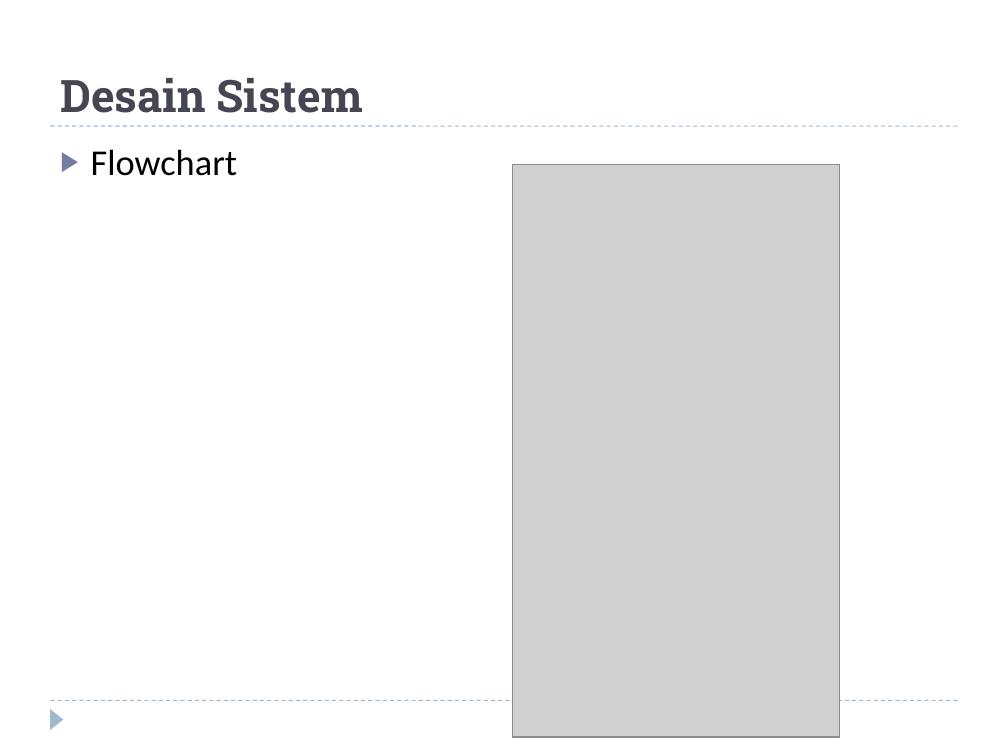
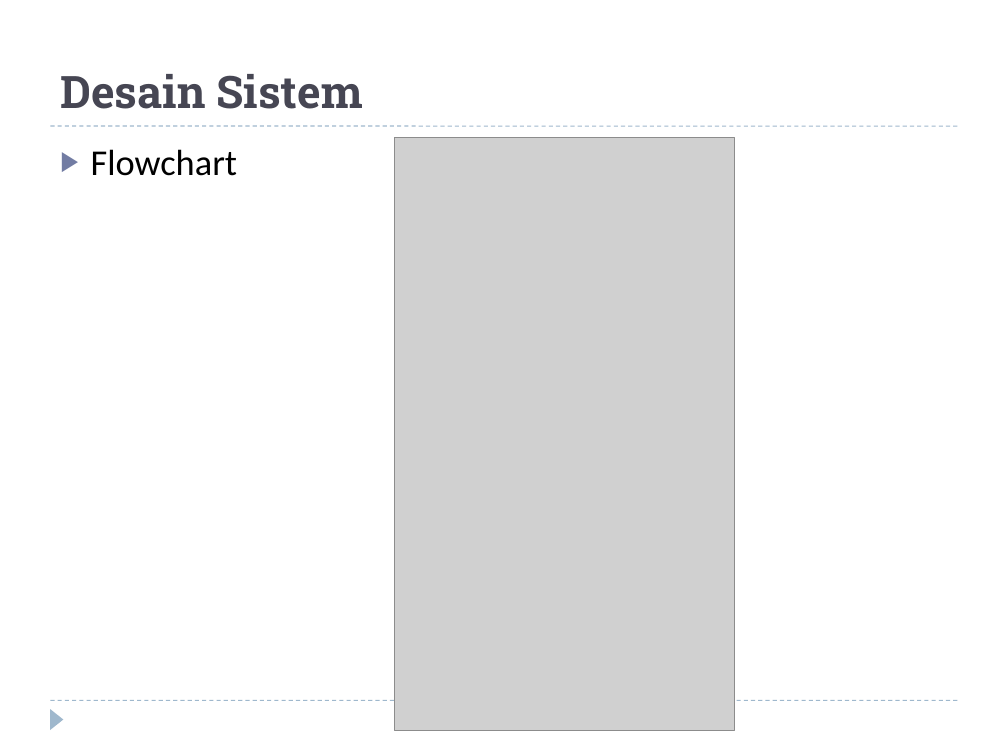
Before and after one commit to nabilarifdaaa/TugasAkhir, a slide deck: slide 11 of Presentasi Tugas Akhir.pptx (slide 12 before the commit). Drawn at 1008x756 pixels with LibreOffice and Linux fonts; fonts in the diff are those of the drawing; grey boxes stand for pictures. Boxes give left, top, right and bottom in pixels: in the first picture for what was removed or moved away, otherwise in the second. Text is boxed around its words. In the diff, an @@ line names an element or a change of style, - is before the commit and + after.

```diff
--- a/Presentasi Tugas Akhir.pptx
+++ b/Presentasi Tugas Akhir.pptx
@@ title "Desain Sistem": place and size @@
-title "Desain Sistem" at (60, 78, 362, 113)
+title "Desain Sistem" at (60, 74, 362, 109)
@@ picture: place and size @@
-picture at (512, 164, 840, 737)
+picture at (395, 138, 735, 731)
```
Also in this commit, not shown: 7 other slides changed, 2 slides added, 2 slides removed.
